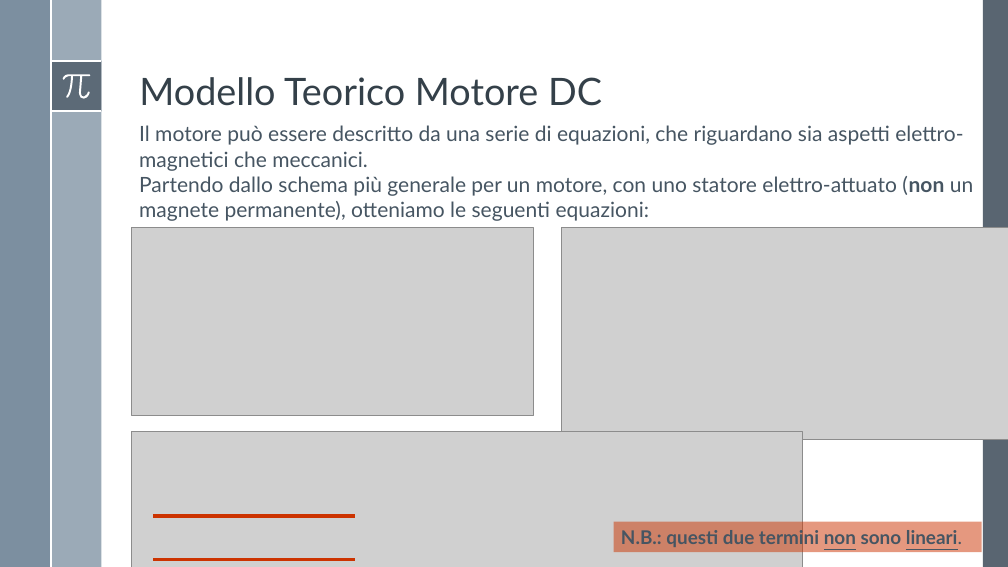
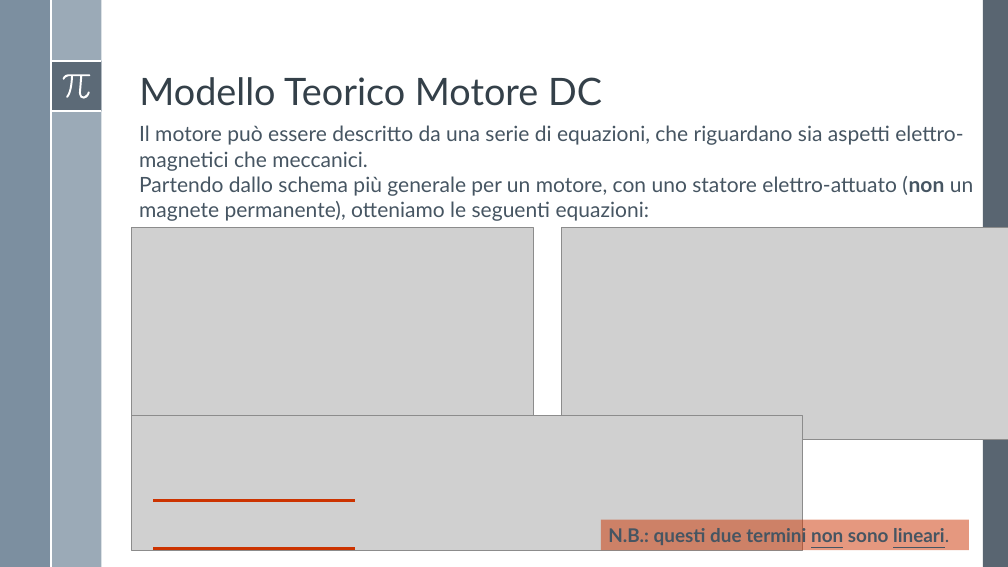
Before and after one commit to Alfystar/mv-Project, a slide deck: slide 4 of 00_Relazione/Modello e identificazione di un motore DC/Modello e identificazione di un motore DC.pptx. Drawn at 1008x567 pixels with LibreOffice and Linux fonts; fonts in the diff are those of the drawing; grey boxes stand for pictures. Boxes give left, top, right and bottom in pixels: in the first picture for what was removed or moved away, otherwise in the second. Text is boxed around its words. In the diff, an @@ line names an element or a change of style, - is before the commit and + after.

Commit message:
bug fixes.

```diff
--- a/00_Relazione/Modello e identificazione di un motore DC/Modello e identificazione di un motore DC.pptx
+++ b/00_Relazione/Modello e identificazione di un motore DC/Modello e identificazione di un motore DC.pptx
@@ picture: place and size @@
-picture at (132,432,802,567)
+picture at (132,415,802,551)
@@ line moved from (154, 516) - (355, 516) to (154, 501) - (355, 501) @@
@@ rectangle "N.B.: questi due termini non ...": place and size @@
-rectangle "N.B.: questi due termini non ..." at (614,522,982,552)
+rectangle "N.B.: questi due termini non ..." at (601,520,969,550)
@@ line moved from (154, 560) - (355, 560) to (154, 549) - (355, 549) @@
```
Also in this commit, not shown: 5 other slides changed.
